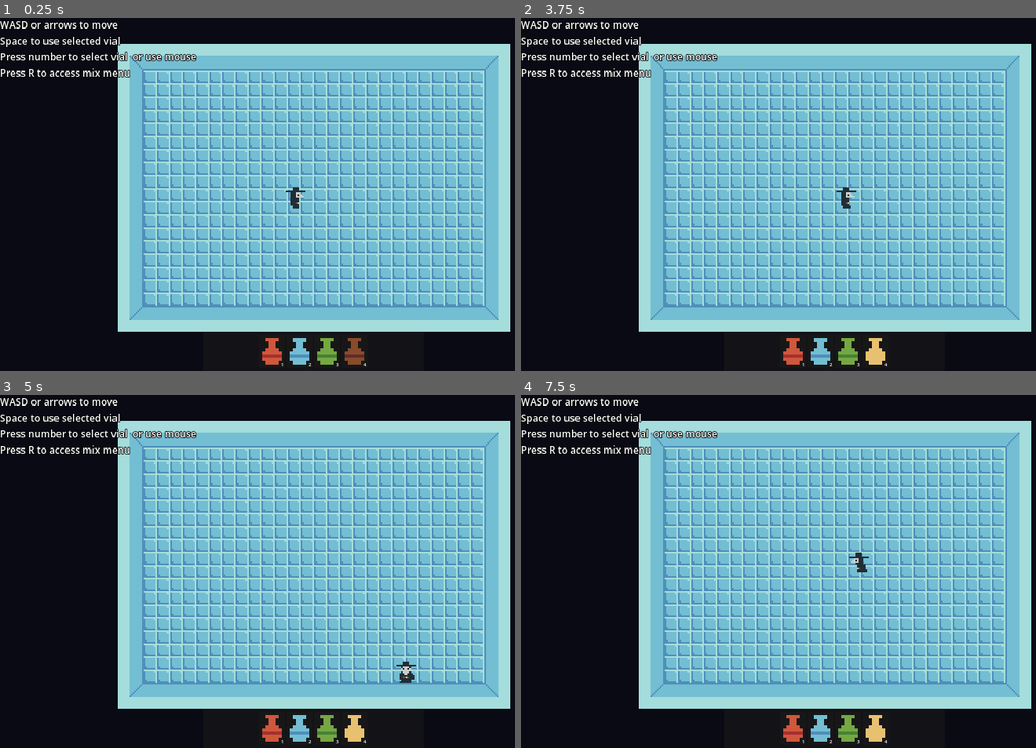
Above: before the commit, frames 1-4 (two rows, left to right).
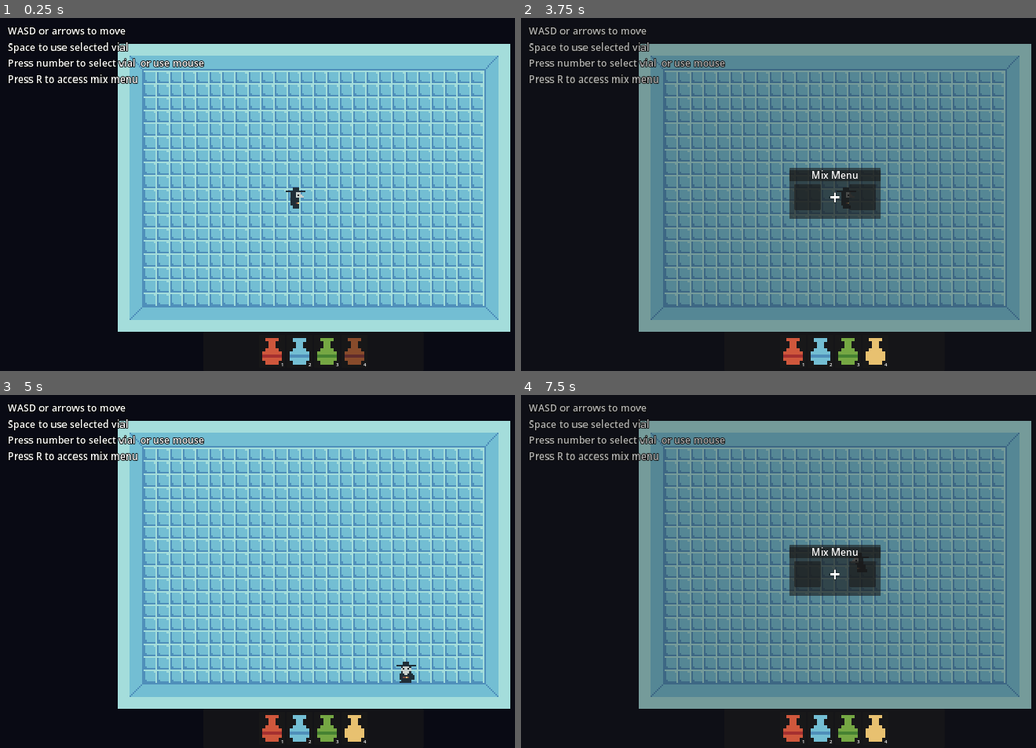
Above: after the commit, the same moments.

Repository: brokenskygames/pirate_jam_15
Game: Godot game, scene res://rooms/test_room_1.tscn
Two runs of this game, one before a commit and one after it. Both use one fixed random seed, a clock stepped at 60 frames per second and the inputs below.
Inputs:
- Up to frame 1 (0.25 s): no input
- Up to frame 2 (3.75 s): click "1" at 0.5 s; click "2" at 1.25 s; click "3" at 2 s; click "4" at 2.75 s; tap R (open_mix_menu, bound only after the commit) at 3.5 s; hold Right (ui_right) from 3.53 s (still down)
- Up to frame 3 (5 s): tap R (open_mix_menu, bound only after the commit) at 4.25 s; release Right (ui_right) at 4.28 s; hold Down (ui_down) from 4.28 s (still down)
- Up to frame 4 (7.5 s): tap R (open_mix_menu, bound only after the commit) at 5, 5.75, 6.5, 7.15, 7.25 s; release Down (ui_down) at 5.03 s; hold Right (ui_right) 5.03-5.78 s; hold Up (ui_up) 5.78-6.53 s; hold Left (ui_left) from 6.53 s (still down)

The runs differ from the first frame. In frame 1, 2.5% of the frame differs, in the area x 0-40%, y 0-19%; in frame 2, 64%; in frame 3, 2.5%; in frame 4, 64%, in the area x 0-100%, y 0-89%.

Commit message:
Updated Mix Menu
Also added a toggle to turn it off and on with "R"

Diff:
--- a/UI/HUD/hud.gd
+++ b/UI/HUD/hud.gd
@@ -1,9 +1,12 @@
 extends CanvasLayer
 
-@onready var vial_select_1: TextureButton = %VialSelect1
-@onready var vial_select_2: TextureButton = %VialSelect2
-@onready var vial_select_3: TextureButton = %VialSelect3
-@onready var vial_select_4: TextureButton = %VialSelect4
-@onready var vial_select_5: TextureButton = %VialSelect5
+@onready var vial_panel_5: Panel = %VialPanel5
 
-@onready var vial_panel_5: Panel = %VialPanel5
+func _ready() -> void:
+	hide_shadow_vial()
+
+func show_shadow_vial():
+	vial_panel_5.show()
+
+func hide_shadow_vial():
+	vial_panel_5.hide()
--- /dev/null
+++ b/UI/menus/mix_menu.gd
@@ -0,0 +1,8 @@
+extends CanvasLayer
+
+func _unhandled_input(event: InputEvent) -> void:
+	if event.is_action_pressed("open_mix_menu"):
+		toggle_mix_menu_visibility()
+
+func toggle_mix_menu_visibility():
+	visible =!visible
--- a/UI/menus/mix_menu.tscn
+++ b/UI/menus/mix_menu.tscn
@@ -1,4 +1,6 @@
-[gd_scene load_steps=3 format=3 uid="uid://cfb7u18ckq2tm"]
+[gd_scene load_steps=4 format=3 uid="uid://cfb7u18ckq2tm"]
+
+[ext_resource type="Script" path="res://UI/menus/mix_menu.gd" id="1_hff7h"]
 
 [sub_resource type="LabelSettings" id="LabelSettings_18quo"]
 font_size = 30
@@ -10,14 +12,23 @@
 outline_size = 4
 outline_color = Color(0, 0, 0, 1)
 
-[node name="VialMenu" type="CanvasLayer"]
+[node name="MixMenu" type="CanvasLayer"]
+visible = false
+scale = Vector2(2, 2)
+transform = Transform2D(2, 0, 0, 2, 0, 0)
+script = ExtResource("1_hff7h")
+
+[node name="Background" type="Panel" parent="."]
+self_modulate = Color(1, 1, 1, 0.560784)
+anchors_preset = -1
+anchor_right = 0.5
+anchor_bottom = 0.5
+offset_right = 1.0
 
 [node name="CenterContainer" type="CenterContainer" parent="."]
 anchors_preset = 15
 anchor_right = 1.0
 anchor_bottom = 1.0
-offset_right = 322.0
-offset_bottom = 176.0
 grow_horizontal = 2
 grow_vertical = 2
 scale = Vector2(0.5, 0.5)
--- a/project.godot
+++ b/project.godot
@@ -57,6 +57,11 @@
 , Object(InputEventKey,"resource_local_to_scene":false,"resource_name":"","device":-1,"window_id":0,"alt_pressed":false,"shift_pressed":false,"ctrl_pressed":false,"meta_pressed":false,"pressed":false,"keycode":0,"physical_keycode":83,"key_label":0,"unicode":115,"echo":false,"script":null)
 ]
 }
+open_mix_menu={
+"deadzone": 0.5,
+"events": [Object(InputEventKey,"resource_local_to_scene":false,"resource_name":"","device":-1,"window_id":0,"alt_pressed":false,"shift_pressed":false,"ctrl_pressed":false,"meta_pressed":false,"pressed":false,"keycode":0,"physical_keycode":82,"key_label":0,"unicode":114,"echo":false,"script":null)
+]
+}
 
 [layer_names]
 
--- a/rooms/test_room_1.tscn
+++ b/rooms/test_room_1.tscn
@@ -1,9 +1,10 @@
-[gd_scene load_steps=8 format=3 uid="uid://dwkxqwcgjogum"]
+[gd_scene load_steps=9 format=3 uid="uid://dwkxqwcgjogum"]
 
 [ext_resource type="Texture2D" uid="uid://sd6eo8r4wj67" path="res://assets/art/backgrounds/blank_background.png" id="1_imcme"]
 [ext_resource type="Texture2D" uid="uid://dmtacqa8we73v" path="res://assets/art/tilesets/dungeon_tiles_pirateGJ.png" id="1_s1j56"]
 [ext_resource type="PackedScene" uid="uid://qyrp6fb3bmnd" path="res://entities/player/player.tscn" id="2_sbmfg"]
 [ext_resource type="PackedScene" uid="uid://477gakkela1w" path="res://UI/HUD/hud.tscn" id="3_j82sh"]
+[ext_resource type="PackedScene" uid="uid://cfb7u18ckq2tm" path="res://UI/menus/mix_menu.tscn" id="5_lmkor"]
 
 [sub_resource type="TileSetAtlasSource" id="TileSetAtlasSource_4b4w1"]
 texture = ExtResource("1_s1j56")
@@ -70,8 +71,6 @@
 texture = ExtResource("1_imcme")
 centered = false
 
-[node name="HUD" parent="." instance=ExtResource("3_j82sh")]
-
 [node name="TileMap" type="TileMap" parent="."]
 position = Vector2(40, -4.76837e-07)
 scale = Vector2(5, 5)
@@ -82,41 +81,51 @@
 [node name="Player" parent="." instance=ExtResource("2_sbmfg")]
 position = Vector2(904, 544)
 
-[node name="ControlOverlay" type="CanvasLayer" parent="."]
+[node name="UI" type="Node" parent="."]
 
-[node name="Control" type="Control" parent="ControlOverlay"]
+[node name="HUD" parent="UI" instance=ExtResource("3_j82sh")]
+
+[node name="ControlOverlay" type="CanvasLayer" parent="UI"]
+unique_name_in_owner = true
+
+[node name="Control" type="Control" parent="UI/ControlOverlay"]
 layout_mode = 3
 anchors_preset = 15
 anchor_right = 1.0
 anchor_bottom = 1.0
-offset_bottom = -920.0
+offset_left = 24.0
+offset_top = 19.0
+offset_right = -41.0
+offset_bottom = -867.0
 grow_horizontal = 2
 grow_vertical = 2
 
-[node name="VBoxContainer" type="VBoxContainer" parent="ControlOverlay/Control"]
+[node name="VBoxContainer" type="VBoxContainer" parent="UI/ControlOverlay/Control"]
 layout_mode = 0
 offset_right = 40.0
 offset_bottom = 40.0
 theme_override_constants/separation = 6
 
-[node name="Label1" type="Label" parent="ControlOverlay/Control/VBoxContainer"]
+[node name="Label1" type="Label" parent="UI/ControlOverlay/Control/VBoxContainer"]
 layout_mode = 2
 text = "WASD or arrows to move"
 label_settings = SubResource("LabelSettings_se8ds")
 
-[node name="Label2" type="Label" parent="ControlOverlay/Control/VBoxContainer"]
+[node name="Label2" type="Label" parent="UI/ControlOverlay/Control/VBoxContainer"]
 layout_mode = 2
 text = "Space to use selected vial"
 label_settings = SubResource("LabelSettings_se8ds")
 
-[node name="Label3" type="Label" parent="ControlOverlay/Control/VBoxContainer"]
+[node name="Label3" type="Label" parent="UI/ControlOverlay/Control/VBoxContainer"]
 layout_mode = 2
 text = "Press number to select vial  or use mouse
 "
 label_settings = SubResource("LabelSettings_se8ds")
 
-[node name="Label4" type="Label" parent="ControlOverlay/Control/VBoxContainer"]
+[node name="Label4" type="Label" parent="UI/ControlOverlay/Control/VBoxContainer"]
 layout_mode = 2
 text = "Press R to access mix menu
 "
 label_settings = SubResource("LabelSettings_se8ds")
+
+[node name="MixMenu" parent="UI" instance=ExtResource("5_lmkor")]
